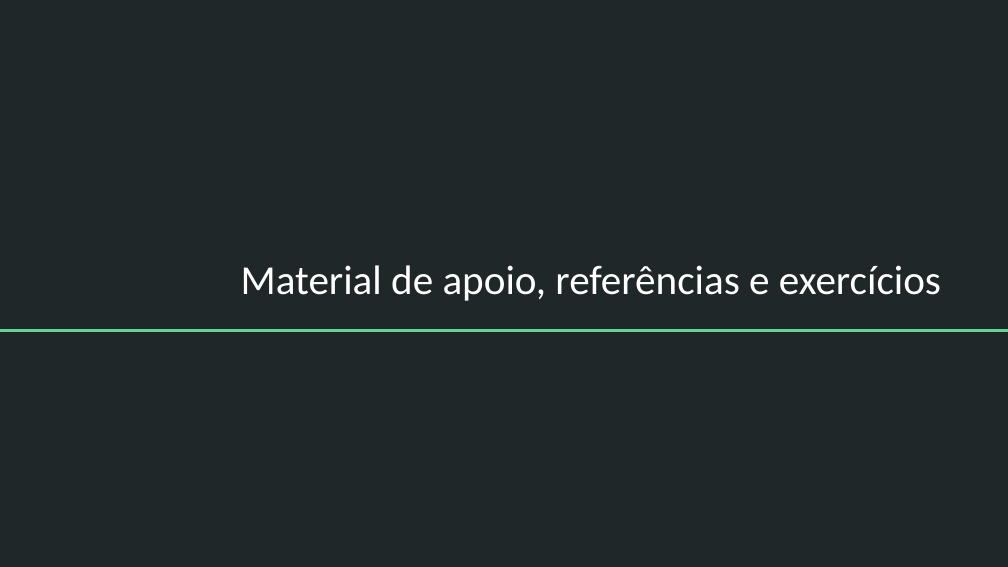
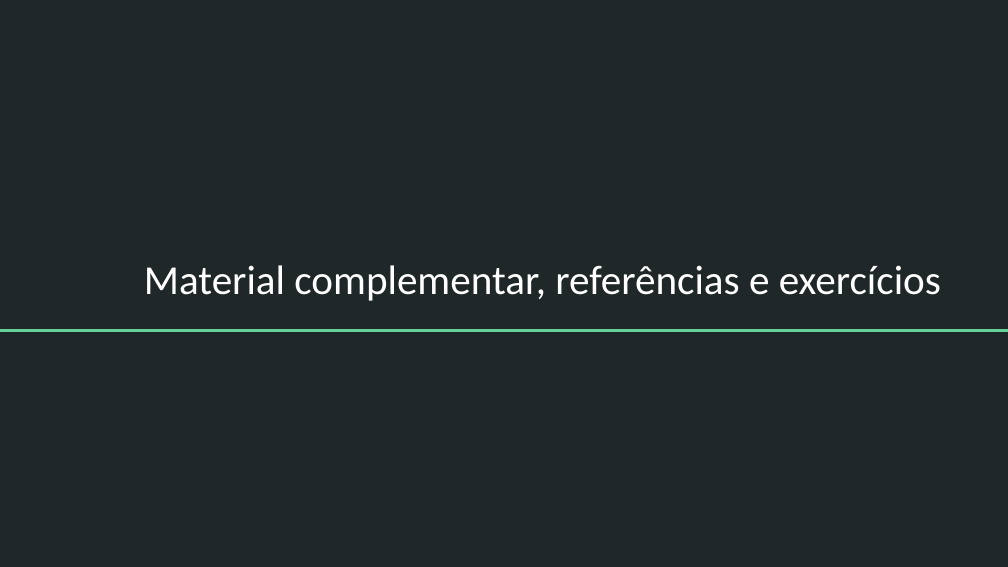
Before and after one commit to samuelbarbosaa/oficina_nlp, a slide deck: slide 47 of 02-Aula-01.pptx. Drawn at 1008x567 pixels with LibreOffice and Linux fonts; fonts in the diff are those of the drawing. Boxes give left, top, right and bottom in pixels: in the first picture for what was removed or moved away, otherwise in the second. Text is boxed around its words. In the diff, an @@ line names an element or a change of style, - is before the commit and + after.

```diff
--- a/02-Aula-01.pptx
+++ b/02-Aula-01.pptx
@@ title at [144, 265, 941, 301]: text changed @@
-Material de apoio, referências e exercícios
+Material complementar, referências e exercícios
```
Also in this commit, not shown: 1 slide added, 7 other files.
